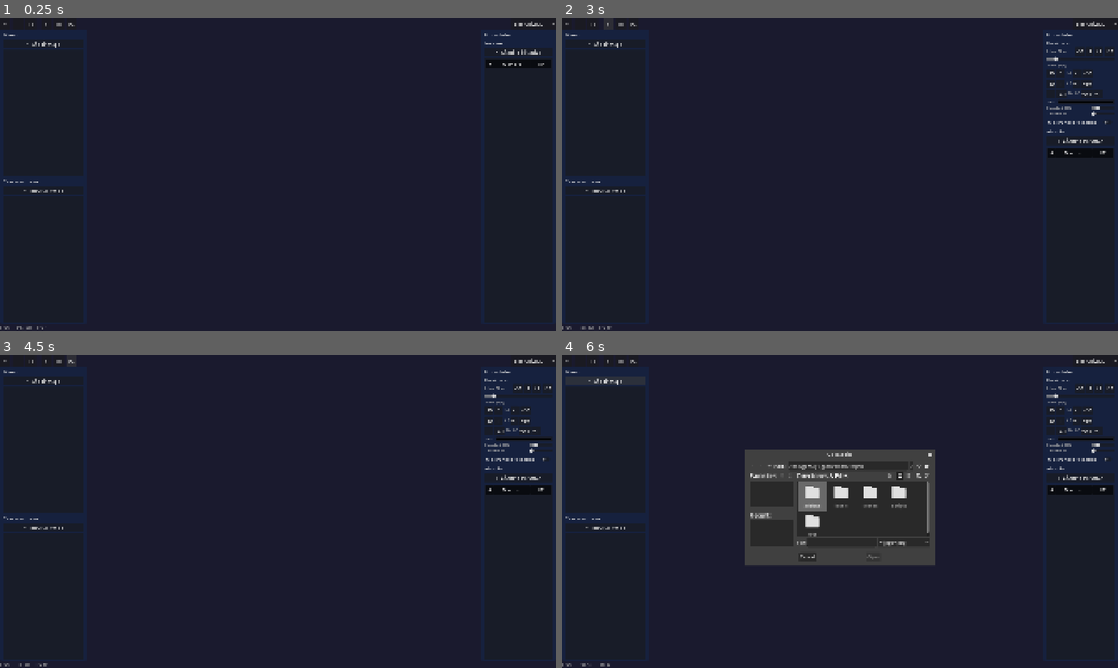
Above: before the commit, frames 1-4 (two rows, left to right).
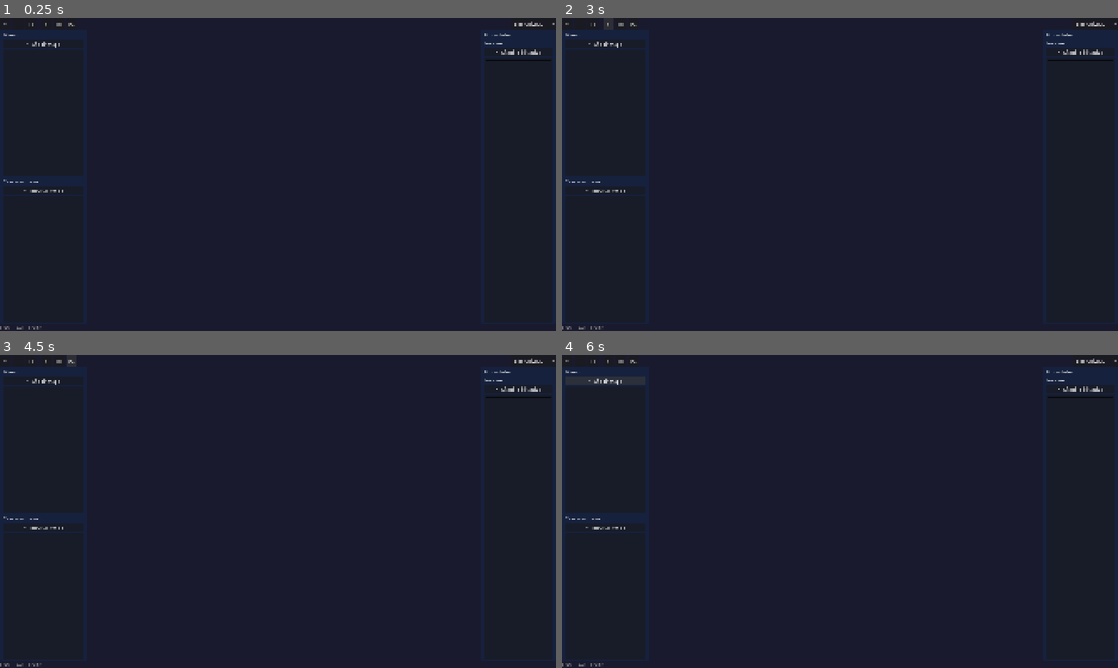
Above: after the commit, the same moments.

Repository: DEVizzent/BattleMapToolkit
Game: Godot game, scene res://scenes/ui/dm_window.tscn
Two runs of this game, one before a commit and one after it. Both use one fixed random seed, a clock stepped at 60 frames per second and the inputs below. This scene is started directly instead of the project's main scene.
Inputs:
- Up to frame 1 (0.25 s): no input
- Up to frame 2 (3 s): click "+" at 0.5 s; click "-" at 1.25 s; click "[ ]" at 2 s; click "#" at 2.75 s
- Up to frame 3 (4.5 s): click "M" at 3.5 s; click "FX" at 4.25 s
- Up to frame 4 (6 s): click "Sincronizado" at 5 s; click "+ Añadir mapa" at 5.75 s

The runs differ from the first frame. In frame 1, less than 0.1% of the frame differs, in the area x 3-98%, y 14-100%; in frame 2, 0.7%; in frame 3, 0.7%; in frame 4, 7.8%, in the area x 3-100%, y 7-100%.
Error after the commit: Parse Error: Cannot infer the type of "snapped_x" variable because the value doesn't have a set type. (res://scripts/ui/dm_window.gd:893)

Commit message:
feat: arrastre de tokens con snap a centro de celda y emision de senal
- _input(): deteccion de LEFT press iniciar drag, motion mover token, release snap + emit
- _update_drag_position(): actualiza posicion del token al cursor en cada frame
- _stop_dragging(): suelta el token, emite token_moved, snap a celda si no Shift
- _snap_token_position(): redondea posicion al centro de celda mas cercana

Diff:
--- /dev/null
+++ b/scripts/token/token_layer.gd
@@ -0,0 +1,49 @@
+extends Node2D
+
+## TokenLayer — capa que contiene los sprites de tokens y dibuja lineas fantasma durante arrastre.
+
+var _ghost_start: Vector2 = Vector2.ZERO
+var _ghost_end: Vector2 = Vector2.ZERO
+var _ghost_visible: bool = false
+var _distance_text: String = ""
+
+
+func show_drag_ghost(start: Vector2, end: Vector2, distance_text: String) -> void:
+	_ghost_start = start
+	_ghost_end = end
+	_ghost_visible = true
+	_distance_text = distance_text
+	queue_redraw()
+
+
+func hide_drag_ghost() -> void:
+	_ghost_visible = false
+	_distance_text = ""
+	queue_redraw()
+
+
+func _draw() -> void:
+	if not _ghost_visible:
+		return
+	var dash_len := 6.0
+	var gap_len := 4.0
+	var dir_vec := _ghost_end - _ghost_start
+	var total := dir_vec.length()
+	if total < 1.0:
+		return
+	var unit := dir_vec.normalized()
+	var pos := _ghost_start
+	var remaining := total
+	var draw := true
+	while remaining > 0:
+		var seg := dash_len if draw else gap_len
+		if seg > remaining:
+			seg = remaining
+		if draw:
+			draw_line(pos, pos + unit * seg, Color.WHITE, 2.0)
+		pos += unit * seg
+		remaining -= seg
+		draw = not draw
+	if _distance_text != "":
+		var mid := (_ghost_start + _ghost_end) / 2.0
+		draw_string(ThemeDB.fallback_font, mid + Vector2(0, -12), _distance_text, HORIZONTAL_ALIGNMENT_CENTER, -1, 14)
--- a/scripts/ui/dm_window.gd
+++ b/scripts/ui/dm_window.gd
@@ -87,6 +87,9 @@
 var _pan_start: Vector2 = Vector2.ZERO
 var _pan_root_start: Vector2 = Vector2.ZERO
 var _selected_token: Sprite2D = null
+var _dragging_token: bool = false
+var _drag_offset: Vector2 = Vector2.ZERO
+var _drag_start_pos: Vector2 = Vector2.ZERO
 
 const ZOOM_MIN := 0.1
 const ZOOM_MAX := 4.0
@@ -108,6 +111,11 @@
 
 
 func _input(event: InputEvent) -> void:
+	if event is InputEventMouseButton:
+		if event.button_index == MOUSE_BUTTON_LEFT and not event.pressed:
+			if _dragging_token:
+				pass
+
 	if _is_mouse_over_viewport():
 		var viewport_scale: Vector2 = Vector2(viewport_node.size) / Vector2(map_viewport.size)
 		if event is InputEventMouseButton:
@@ -126,10 +134,13 @@
 				_try_select_token()
 			elif event.button_index == MOUSE_BUTTON_RIGHT and event.pressed:
 				_try_token_context_menu()
-		if event is InputEventMouseMotion and _panning:
-			var cur_pos: Vector2 = _get_viewport_mouse_pos() * viewport_scale
-			var delta: Vector2 = cur_pos - _pan_start
-			map_root.position = _pan_root_start + delta
+		if event is InputEventMouseMotion:
+			if _panning:
+				var cur_pos: Vector2 = _get_viewport_mouse_pos() * viewport_scale
+				var delta: Vector2 = cur_pos - _pan_start
+				map_root.position = _pan_root_start + delta
+			elif _dragging_token and _selected_token:
+				_update_drag_position()
 	if event is InputEventKey and event.pressed:
 		if event.is_action_pressed("save_session"):
 			_save_session()
@@ -860,6 +871,30 @@
 	return grid.size_px if grid else 70.0
 
 
+func _update_drag_position() -> void:
+	var pos := _get_token_layer_mouse_pos()
+	_selected_token.position = pos - _drag_offset
+
+
+func _stop_dragging() -> void:
+	_dragging_token = false
+	if _selected_token:
+		if not Input.is_key_pressed(KEY_SHIFT):
+			_snap_token_position(_selected_token)
+		EventBus.token_moved.emit(str(_selected_token.get_instance_id()), _drag_start_pos, _selected_token.position)
+	_drag_start_pos = Vector2.ZERO
+	_drag_offset = Vector2.ZERO
+
+
+func _snap_token_position(sprite: Sprite2D) -> void:
+	var cell_px := _get_cell_px()
+	if cell_px <= 0:
+		return
+	var snapped_x := floor(sprite.position.x / cell_px) * cell_px + cell_px / 2.0
+	var snapped_y := floor(sprite.position.y / cell_px) * cell_px + cell_px / 2.0
+	sprite.position = Vector2(snapped_x, snapped_y)
+
+
 func _show_token_context_menu(sprite: Sprite2D) -> void:
 	var popup := PopupMenu.new()
 	popup.add_item("Duplicar", 0)
